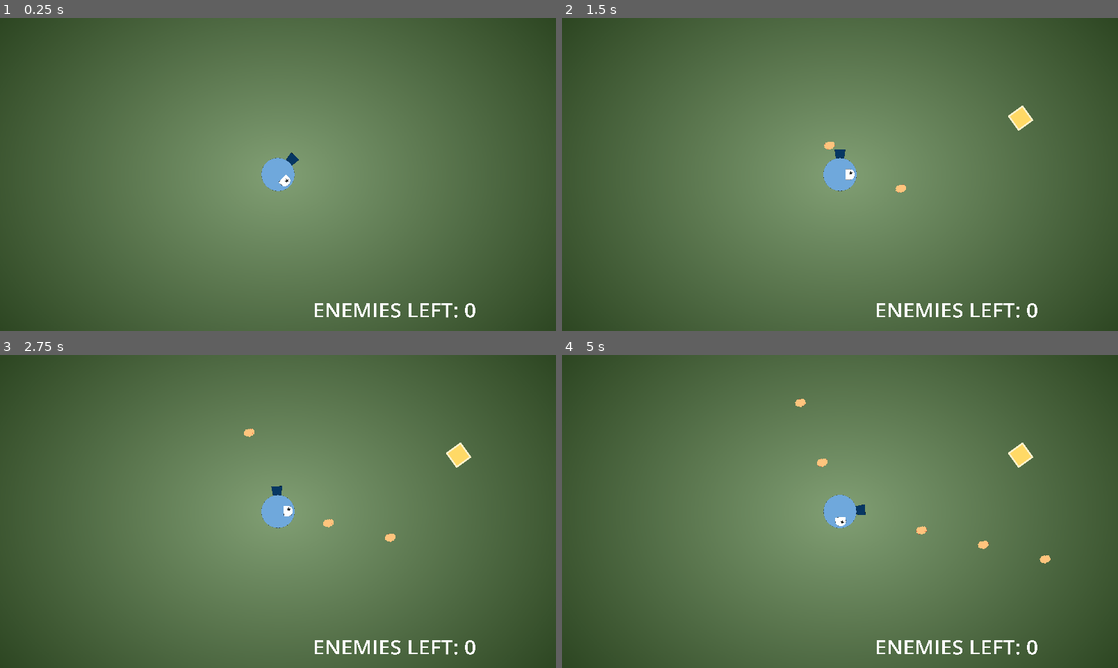
Above: before the commit, frames 1-4 (two rows, left to right).
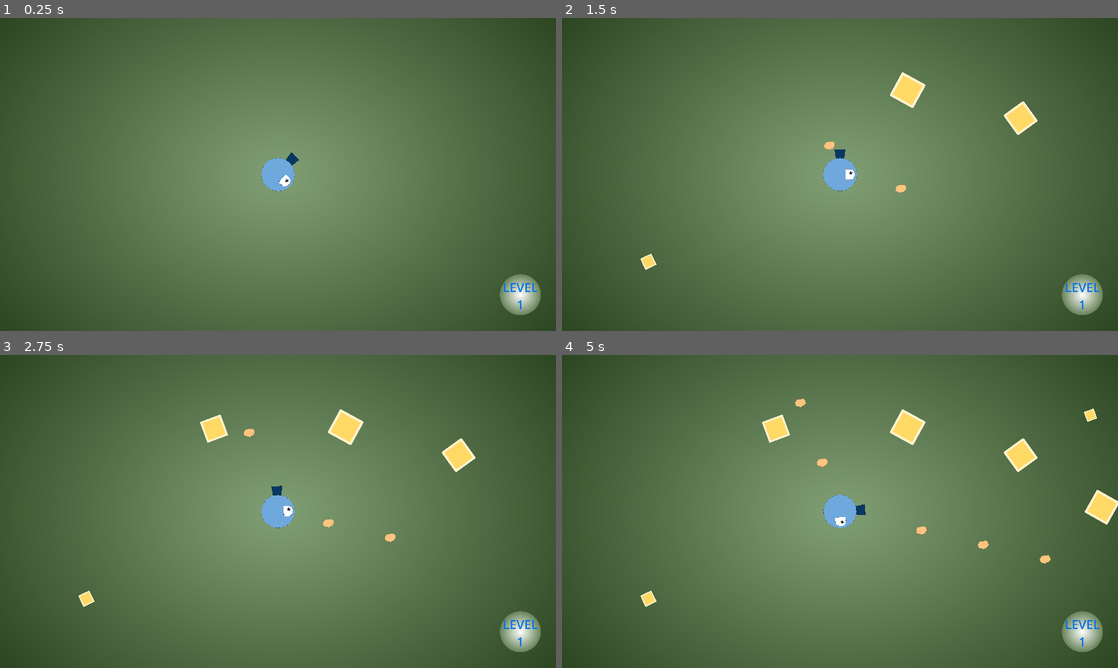
Above: after the commit, the same moments.

Repository: aeriab/Astroid-rage
Game: Godot game, scene res://scenes/game.tscn
Two runs of this game, one before a commit and one after it. Both use one fixed random seed, a clock stepped at 60 frames per second and the inputs below.
Inputs:
- Up to frame 1 (0.25 s): no input
- Up to frame 2 (1.5 s): tap Enter (ui_accept) at 0.5, 0.77 s; hold Right (ui_right) from 0.53 s (still down); tap Space (switch) at 0.6, 1.35 s
- Up to frame 3 (2.75 s): tap Enter (ui_accept) at 1.52 s; release Right (ui_right) at 2.03 s; hold Left (ui_left) from 2.03 s (still down); tap Space (switch) at 2.1 s
- Up to frame 4 (5 s): release Left (ui_left) at 2.78 s; hold Right (ui_right) 2.78-4.28 s; tap Space (switch) at 2.85, 3.6, 4.35 s; tap Enter (ui_accept) at 3.02, 3.77, 4.52 s; hold Left (ui_left) from 4.28 s (still down)

The runs differ from the first frame. In frame 1, 1.2% of the frame differs, in the area x 56-98%, y 81-96%; in frame 2, 2.0%; in frame 3, 2.3%; in frame 4, 2.7%, in the area x 14-100%, y 17-96%.

Commit message:
A lot of wave mechanics introduced

Diff:
--- a/scenes/LevelCircle.tscn
+++ b/scenes/LevelCircle.tscn
@@ -1,28 +1,41 @@
-[gd_scene load_steps=4 format=3 uid="uid://bu5k7npfyyfio"]
+[gd_scene load_steps=7 format=3 uid="uid://bu5k7npfyyfio"]
 
+[ext_resource type="Script" path="res://scripts/Global.gd" id="1_d58mf"]
 [ext_resource type="Shader" path="res://shaders/LevelCircle.gdshader" id="1_mjmj6"]
-[ext_resource type="Texture2D" uid="uid://bg540j0dxff2c" path="res://assets/ConicalGradient.png" id="2_clot0"]
+[ext_resource type="Texture2D" uid="uid://divobbi45oy3d" path="res://assets/Level Circle Splatcho.png" id="2_lsjyv"]
+[ext_resource type="Script" path="res://scripts/LevelCircleSplatcho.gd" id="4_5hwx8"]
+[ext_resource type="Texture2D" uid="uid://c07dhdel5rqgn" path="res://assets/LevelMiddleCircle (2).png" id="5_slpwb"]
 
 [sub_resource type="ShaderMaterial" id="ShaderMaterial_e5ws7"]
 shader = ExtResource("1_mjmj6")
-shader_parameter/level_progress = 0.675
+shader_parameter/level_progress = 0.0
+shader_parameter/radius = 0.5
 
 [node name="Level Circle" type="Node2D"]
-
-[node name="Control" type="Control" parent="."]
-layout_direction = 2
-layout_mode = 3
-anchors_preset = 3
-anchor_left = 1.0
-anchor_top = 1.0
-anchor_right = 1.0
-anchor_bottom = 1.0
-offset_left = -442.0
-offset_top = -44.0
-grow_horizontal = 0
-grow_vertical = 0
+z_index = 8
+script = ExtResource("1_d58mf")
 
 [node name="LevelCircleSplatcho" type="Sprite2D" parent="."]
 material = SubResource("ShaderMaterial_e5ws7")
-position = Vector2(-5, 10)
-texture = ExtResource("2_clot0")
+rotation = -1.57079
+scale = Vector2(2, 2)
+texture = ExtResource("2_lsjyv")
+flip_v = true
+script = ExtResource("4_5hwx8")
+
+[node name="LevelMiddleCircle" type="Sprite2D" parent="."]
+scale = Vector2(1.7, 1.7)
+texture = ExtResource("5_slpwb")
+
+[node name="LevelLabel" type="Label" parent="."]
+offset_left = -639.0
+offset_top = -446.0
+offset_right = 640.0
+offset_bottom = 513.0
+theme_override_colors/font_color = Color(0, 0.461707, 0.906266, 1)
+theme_override_font_sizes/font_size = 350
+text = "LEVEL
+1"
+horizontal_alignment = 1
+
+[connection signal="xpGoingUp" from="." to="LevelCircleSplatcho" method="_on_level_circle_xp_going_up"]
--- a/scenes/booger_area.tscn
+++ b/scenes/booger_area.tscn
@@ -12,6 +12,7 @@
 [node name="BoogerArea" type="Area2D"]
 z_index = 1
 scale = Vector2(0.189351, 0.189351)
+collision_mask = 2
 script = ExtResource("1_yp7um")
 
 [node name="GameProjectile" type="Sprite2D" parent="."]
--- a/scenes/game.tscn
+++ b/scenes/game.tscn
@@ -1,12 +1,14 @@
-[gd_scene load_steps=11 format=3 uid="uid://b3yppwif0chd5"]
+[gd_scene load_steps=13 format=3 uid="uid://b3yppwif0chd5"]
 
+[ext_resource type="Script" path="res://scripts/game.gd" id="1_aytb3"]
 [ext_resource type="Script" path="res://scripts/Obstacle.gd" id="1_vlman"]
 [ext_resource type="Texture2D" uid="uid://c7fsqhg7x7u5q" path="res://assets/Tank Bird.png" id="2_ujku6"]
 [ext_resource type="Script" path="res://scripts/BulletHandler.gd" id="3_ojs0q"]
-[ext_resource type="Script" path="res://scripts/EnemyLabel.gd" id="5_wxsqs"]
 [ext_resource type="Script" path="res://scripts/XPNodeCreater.gd" id="7_8nel5"]
 [ext_resource type="Texture2D" uid="uid://3dftx2hvi7bg" path="res://assets/Splatcho Stage 1 Background (3).png" id="7_phdcr"]
 [ext_resource type="Script" path="res://scripts/WaveMaker.gd" id="8_5ewck"]
+[ext_resource type="PackedScene" uid="uid://bu5k7npfyyfio" path="res://scenes/LevelCircle.tscn" id="8_8gq6h"]
+[ext_resource type="PackedScene" uid="uid://cqmli4p0vtbwy" path="res://scenes/store_page.tscn" id="8_fvigt"]
 
 [sub_resource type="CanvasItemMaterial" id="CanvasItemMaterial_4kbpy"]
 
@@ -16,6 +18,7 @@
 
 [node name="Game" type="Node2D"]
 scale = Vector2(1.21821, 1.21821)
+script = ExtResource("1_aytb3")
 
 [node name="BirdBod" type="StaticBody2D" parent="."]
 z_index = 2
@@ -37,25 +40,6 @@
 
 [node name="BulletHandler" type="Node" parent="."]
 script = ExtResource("3_ojs0q")
-
-[node name="Texts" type="Node" parent="."]
-
-[node name="EnemyLabel" type="Label" parent="Texts"]
-anchors_preset = 3
-anchor_left = 1.0
-anchor_top = 1.0
-anchor_right = 1.0
-anchor_bottom = 1.0
-offset_left = -861.0
-offset_top = 1025.0
-offset_right = 4921.0
-offset_bottom = 2116.0
-grow_horizontal = 0
-grow_vertical = 0
-scale = Vector2(0.452112, 0.42142)
-theme_override_font_sizes/font_size = 800
-text = "ENEMIES LEFT: "
-script = ExtResource("5_wxsqs")
 
 [node name="AreaBulletCollection" type="Area2D" parent="."]
 
@@ -90,26 +74,31 @@
 wave3RedEnemyNum = 12
 
 [node name="Wave1Timer" type="Timer" parent="Stage1Waves"]
-wait_time = 5.0
-one_shot = true
+wait_time = 10.0
 autostart = true
 
 [node name="Wave2Timer" type="Timer" parent="Stage1Waves"]
-wait_time = 5.0
+wait_time = 15.0
 one_shot = true
 
 [node name="Wave3Timer" type="Timer" parent="Stage1Waves"]
-wait_time = 5.0
+wait_time = 15.0
 one_shot = true
 
 [node name="XPNodeCreater" type="Node" parent="."]
 script = ExtResource("7_8nel5")
 
 [node name="SquareCreateTimer" type="Timer" parent="XPNodeCreater"]
+wait_time = 0.3
 autostart = true
 
-[node name="QuickSquareBuffer" type="Timer" parent="XPNodeCreater"]
-wait_time = 0.3
+[node name="Level Circle" parent="." instance=ExtResource("8_8gq6h")]
+position = Vector2(3435.37, 1702.5)
+scale = Vector2(0.5, 0.5)
+
+[node name="store_page" parent="." instance=ExtResource("8_fvigt")]
 
 [connection signal="timeout" from="Stage1Waves/Wave1Timer" to="Stage1Waves" method="_on_wave_1_timer_timeout"]
+[connection signal="timeout" from="Stage1Waves/Wave2Timer" to="Stage1Waves" method="_on_wave_2_timer_timeout"]
+[connection signal="timeout" from="Stage1Waves/Wave3Timer" to="Stage1Waves" method="_on_wave_3_timer_timeout"]
 [connection signal="timeout" from="XPNodeCreater/SquareCreateTimer" to="XPNodeCreater" method="_on_square_create_timer_timeout"]
--- a/scenes/redEnemy.tscn
+++ b/scenes/redEnemy.tscn
@@ -15,6 +15,7 @@
 z_index = 3
 material = SubResource("ShaderMaterial_g6bmg")
 position = Vector2(-8, 16)
+collision_layer = 2
 script = ExtResource("2_7j2wm")
 
 [node name="SplatchoEnemy" type="Sprite2D" parent="."]
--- a/scenes/square_xp_node.tscn
+++ b/scenes/square_xp_node.tscn
@@ -3,17 +3,17 @@
 [ext_resource type="Script" path="res://scripts/square_xp_node.gd" id="1_0x6uc"]
 [ext_resource type="Texture2D" uid="uid://b3upy326q2fsn" path="res://assets/Square XP Node.png" id="1_7faew"]
 
-[sub_resource type="RectangleShape2D" id="RectangleShape2D_lp271"]
+[sub_resource type="RectangleShape2D" id="RectangleShape2D_5aur3"]
 size = Vector2(264, 264)
 
-[node name="SquareXPNode" type="Node2D"]
+[node name="SquareXPNode" type="Area2D"]
+collision_layer = 2
 script = ExtResource("1_0x6uc")
 
-[node name="SquareXpNode" type="Sprite2D" parent="."]
+[node name="CollisionShape2D2" type="CollisionShape2D" parent="."]
+shape = SubResource("RectangleShape2D_5aur3")
+
+[node name="SquareXpNode2" type="Sprite2D" parent="."]
 texture = ExtResource("1_7faew")
 
-[node name="Area2D" type="Area2D" parent="."]
-
-[node name="CollisionShape2D" type="CollisionShape2D" parent="Area2D"]
-visible = false
-shape = SubResource("RectangleShape2D_lp271")
+[connection signal="area_entered" from="." to="." method="_on_area_entered"]
--- a/scenes/store_page.tscn
+++ b/scenes/store_page.tscn
@@ -6,6 +6,14 @@
 
 [node name="store_page" type="CanvasLayer"]
 script = ExtResource("1_bits5")
+
+[node name="ColorRect" type="ColorRect" parent="."]
+z_index = -1
+offset_left = -28.0
+offset_top = -35.0
+offset_right = 1965.0
+offset_bottom = 1134.0
+color = Color(0.470588, 0.470588, 0.470588, 0.623529)
 
 [node name="StoreLabel" type="Label" parent="."]
 offset_left = 305.0
@@ -13,9 +21,10 @@
 offset_right = 1457.0
 offset_bottom = 396.0
 theme_override_font_sizes/font_size = 80
-text = "UPGRADE STORE"
+text = "LEVEL UP"
 horizontal_alignment = 1
 vertical_alignment = 1
+metadata/_edit_use_anchors_ = true
 
 [node name="bulletSize" type="Button" parent="."]
 offset_left = 641.0
@@ -25,6 +34,7 @@
 theme_override_font_sizes/font_size = 50
 text = "Bullet Size"
 script = ExtResource("2_t618q")
+metadata/_edit_use_anchors_ = true
 
 [node name="minusSize" type="Button" parent="bulletSize"]
 layout_mode = 0
@@ -229,6 +239,7 @@
 offset_bottom = 552.0
 theme_override_font_sizes/font_size = 50
 text = "Bullet Speed"
+metadata/_edit_use_anchors_ = true
 
 [node name="minusSpeed" type="Button" parent="bulletSpeed"]
 layout_mode = 0
@@ -433,6 +444,7 @@
 offset_bottom = 664.0
 theme_override_font_sizes/font_size = 50
 text = "Damage"
+metadata/_edit_use_anchors_ = true
 
 [node name="minusDam" type="Button" parent="damageUp"]
 layout_mode = 0
@@ -623,6 +635,7 @@
 offset_bottom = 778.0
 theme_override_font_sizes/font_size = 50
 text = "Rotation Speed"
+metadata/_edit_use_anchors_ = true
 
 [node name="minusRot" type="Button" parent="rotationSpeed"]
 layout_mode = 0
@@ -814,6 +827,7 @@
 theme_override_font_sizes/font_size = 50
 text = "BACK TO
 GAME"
+metadata/_edit_use_anchors_ = true
 
 [node name="UnspentPoints" type="Label" parent="."]
 offset_left = 1154.0
@@ -825,6 +839,7 @@
 "
 horizontal_alignment = 1
 vertical_alignment = 1
+metadata/_edit_use_anchors_ = true
 
 [connection signal="pressed" from="bulletSize" to="." method="_on_bullet_size_pressed"]
 [connection signal="pressed" from="bulletSize/minusSize" to="." method="_on_minus_size_pressed"]
--- a/scripts/BulletHandler.gd
+++ b/scripts/BulletHandler.gd
@@ -30,5 +30,5 @@
 
 
 func _process(_delta):
-	if Input.is_action_just_pressed("switch"):
+	if Input.is_action_just_pressed("switch") && Engine.time_scale != 0.0:
 		shoot()
--- a/scripts/Global.gd
+++ b/scripts/Global.gd
@@ -1,4 +1,8 @@
 extends Node
+
+signal xpGoingUp
+var xpNodesOnScreen = 0
+var level = 1
 
 var enemyNum = 0
 
@@ -10,11 +14,27 @@
 var totalPoints = 0
 var unspentPoints = 0
 
+var xpAmount = 0.0
+
+func addXP(num):
+	emit_signal("xpGoingUp")
+	xpAmount += num
+	if xpAmount >= 6.28:
+		xpAmount = xpAmount - 6.28
+		level += 1
+		unspentPoints += 1
+		upgradePopUp()
+
+func upgradePopUp():
+	Engine.time_scale = 0.0
+
+
+
 func decreaseEnemyNum():
 	enemyNum -= 1
 
-	if enemyNum <= 0:
-		call_deferred("openStore")
+	#if enemyNum <= 0:
+		#call_deferred("openStore")
 
 func openStore():
 	totalPoints += 1
--- /dev/null
+++ b/scripts/LevelCircleSplatcho.gd
@@ -0,0 +1,9 @@
+extends Sprite2D
+@onready var level_label = $"../LevelLabel"
+
+func _physics_process(_delta):
+	material.set_shader_parameter("level_progress",Global.xpAmount)
+	level_label.text = "LEVEL\n" + str(Global.level)
+
+#func _on_level_circle_xp_going_up():
+	#print("made here")
--- a/scripts/WaveMaker.gd
+++ b/scripts/WaveMaker.gd
@@ -1,6 +1,8 @@
 extends Node
 
 const RED_ENEMY = preload("res://scenes/redEnemy.tscn")
+
+var curWaveSpawning = 1
 
 @export var wave1RedEnemyNum: int
 @export var wave2RedEnemyNum: int
@@ -10,12 +12,34 @@
 @onready var wave_2_timer = $Wave2Timer
 @onready var wave_3_timer = $Wave3Timer
 
+func _process(_delta):
+	if (Global.enemyNum == 0 && wave_1_timer.is_stopped() && wave_2_timer.is_stopped() && wave_3_timer.is_stopped()):
+		curWaveSpawning += 1
+		if curWaveSpawning == 2:
+			wave_2_timer.start()
+		elif curWaveSpawning == 3:
+			wave_3_timer.start()
 
 func _on_wave_1_timer_timeout():
-	print("starting wave")
+	print("starting wave 1")
+	spawnEnemies(wave1RedEnemyNum)
+	wave_1_timer.stop()
+
+func spawnEnemies(num):
 	var i = 0
-	while i < wave1RedEnemyNum:
+	while i < num:
 		var enemy1 = RED_ENEMY.instantiate()
 		enemy1.spawn()
 		get_parent().add_child.call_deferred(enemy1)
 		i += 1
+
+
+func _on_wave_2_timer_timeout():
+	print("starting wave 2")
+	spawnEnemies(wave2RedEnemyNum)
+	wave_2_timer.stop()
+
+func _on_wave_3_timer_timeout():
+	print("starting wave 3")
+	spawnEnemies(wave3RedEnemyNum)
+	wave_3_timer.stop()
--- a/scripts/XPNodeCreater.gd
+++ b/scripts/XPNodeCreater.gd
@@ -3,12 +3,17 @@
 const SQUARE_NODE = preload("res://scenes/square_xp_node.tscn")
 @onready var square_create_timer = $SquareCreateTimer
 
-
+func _physics_process(_delta):
+	if Global.xpNodesOnScreen < 50 && square_create_timer.is_stopped():
+		square_create_timer.start()
 
 func _on_square_create_timer_timeout():
 	square_create_timer.stop()
+	square_create_timer.wait_time = (Global.xpNodesOnScreen / 5.0) + randf_range(0.1,(Global.xpNodesOnScreen / 5.0) + 0.3)
 	spawnSquares()
 
 func spawnSquares():
+	Global.xpNodesOnScreen += 1
 	var squareNode = SQUARE_NODE.instantiate()
+	squareNode.sizeOfNode = randf_range(0.5,1.5)
 	get_parent().add_child.call_deferred(squareNode)
--- /dev/null
+++ b/scripts/game.gd
@@ -0,0 +1,11 @@
+extends Node2D
+@onready var store_page = $store_page
+
+
+func _process(_delta):
+	if Engine.time_scale == 0:
+		store_page.tallyPoints()
+		store_page.visible = true
+
+	else:
+		store_page.visible = false
--- a/scripts/square_xp_node.gd
+++ b/scripts/square_xp_node.gd
@@ -1,4 +1,4 @@
-extends Node2D
+extends Area2D
 
 var x = 5000
 var y = 5000
@@ -7,6 +7,14 @@
 var innerBoundY = 500
 var outerBoundX = 3900
 var outerBoundY = 2000
+
+var xpAmount: float
+var damage_value = 0.0
+var damage_chunk = Global.damage * 0.1
+
+var sizeOfNode: float
+
+@onready var square_xp_node_2 = $SquareXpNode2
 
 # Called when the node enters the scene tree for the first time.
 func _ready():
@@ -20,10 +28,27 @@
 	if randi_range(0,1) == 1:
 		y = -y
 	rotation = randf_range(0,2*PI)
-
+	scale.x = sizeOfNode
+	scale.y = sizeOfNode
+	damage_chunk = Global.damage / (pow(sizeOfNode,2) * 10)
+	xpAmount = 1.0 * pow(sizeOfNode,2)
 	position = Vector2(x,y)
 
+func addDamage():
+	damage_value += damage_chunk
+	if damage_value >= 0.9:
+		breakXPNode()
+	square_xp_node_2.modulate.a += -0.15
+	square_xp_node_2.modulate.r += 0.15
+	square_xp_node_2.modulate.g += -0.15
+	square_xp_node_2.modulate.b += -0.15
 
-# Called every frame. 'delta' is the elapsed time since the previous frame.
-func _process(delta):
-	pass
+func breakXPNode():
+	Global.addXP(xpAmount)
+	Global.xpNodesOnScreen += -1
+	queue_free()
+
+func _on_area_entered(area):
+	if area.name.substr(0,1) == "@" || area.name.substr(0,1) == "B":
+		area.free()
+		addDamage()
--- a/scripts/store_page.gd
+++ b/scripts/store_page.gd
@@ -178,5 +178,5 @@
 ###########################################
 
 func _on_back_to_game_pressed():
-	Global.enemyNum = 5
-	get_tree().change_scene_to_file("res://scenes/game.tscn")
+	Engine.time_scale = 1.0
+	#get_tree().change_scene_to_file("res://scenes/game.tscn")
--- a/shaders/LevelCircle.gdshader
+++ b/shaders/LevelCircle.gdshader
@@ -1,20 +1,30 @@
 shader_type canvas_item;
 
-uniform float level_progress : hint_range(0.65,0.88);
-
-void vertex() {
-	// Called for every vertex the material is visible on.
-}
+uniform float level_progress : hint_range(0.0,6.3);
+uniform float radius;
 
 void fragment() {
-	vec4 current_color = texture(TEXTURE,UV);
-	if(current_color.g < level_progress) {
-		current_color.a = 0.0;
+    // Texture coordinates (normalized)
+	vec2 uv = vec2(UV.x - 0.5, UV.y - 0.5);
+	float theta = 0.0;
+	float hypotenuse = sqrt((uv.x * uv.x) + (uv.y * uv.y));
+
+	if (uv.y < 0.0) {
+		theta = acos(uv.x / hypotenuse);
+	} else {
+		theta = 2.0 * PI -  acos(uv.x / hypotenuse);
 	}
-	COLOR = current_color;
+
+    // Check if the fragment is inside the visible part of the circle
+    bool insideCircle = level_progress > theta;
+
+    // Sample the texture color
+    vec4 current_color = texture(TEXTURE, UV);
+
+    // If inside the visible part, set the color to white
+    if (insideCircle) {
+        COLOR.a = current_color.a - 0.3; // White color
+    } else {
+        COLOR.a = 0.0; // Use the original texture color
+    }
 }
-
-//void light() {
-	// Called for every pixel for every light affecting the CanvasItem.
-	// Uncomment to replace the default light processing function with this one.
-//}
Binary file changed: assets/Level Circle Splatcho.png
Binary file added: assets/LevelMiddleCircle (2).png
Not shown, added: assets/LevelMiddleCircle (2).png.import
